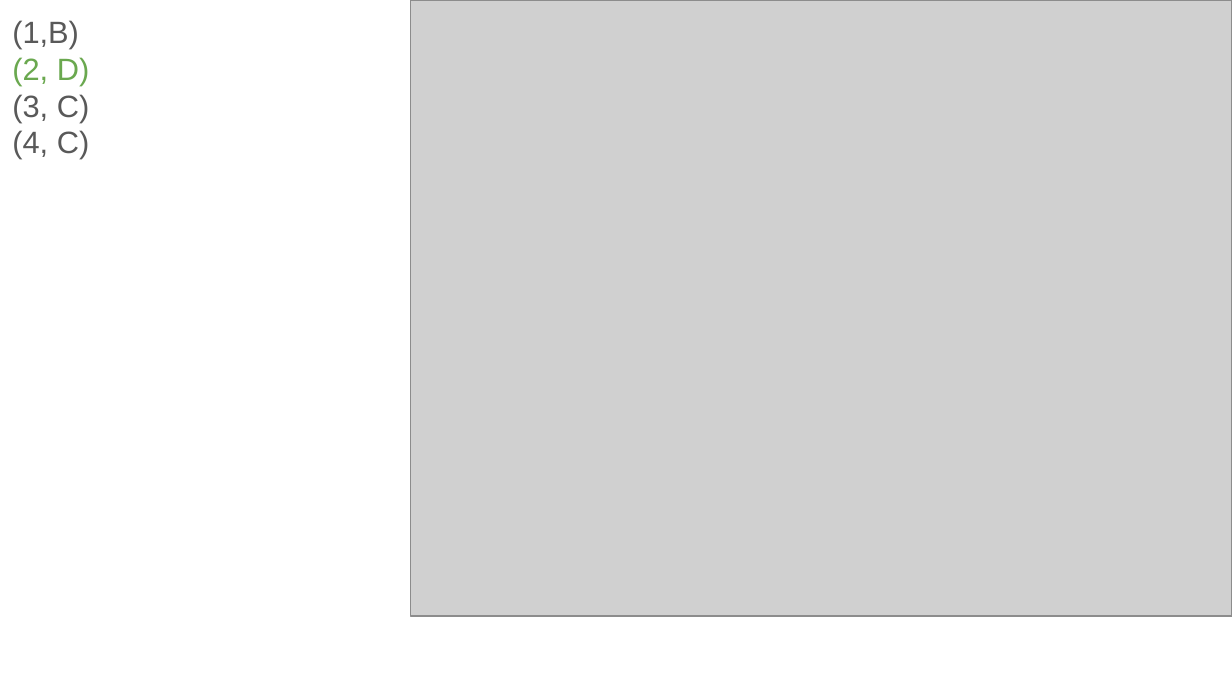
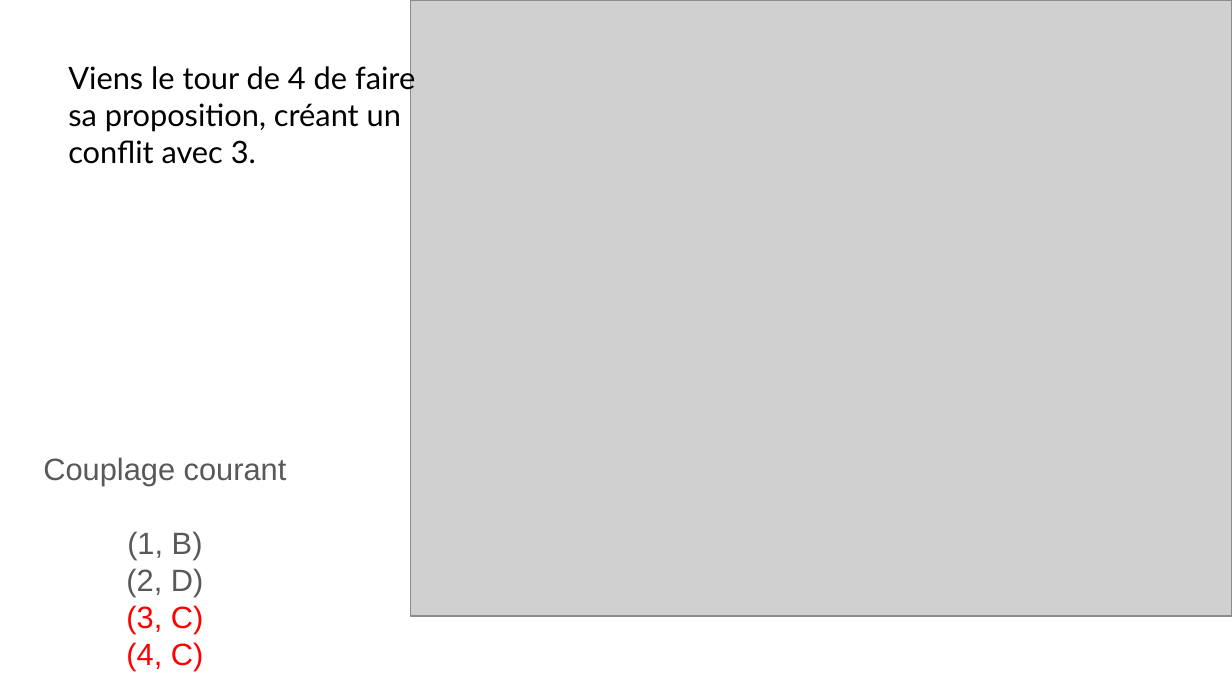
Before and after one commit to karimizerx/stable.roommates.problem, a slide deck: slide 10 of annexe.pptx (slide 7 before the commit). Drawn at 1232x693 pixels with LibreOffice and Linux fonts; fonts in the diff are those of the drawing; grey boxes stand for pictures. Boxes give left, top, right and bottom in pixels: in the first picture for what was removed or moved away, otherwise in the second. Text is boxed around its words. In the diff, an @@ line names an element or a change of style, - is before the commit and + after.

```diff
--- a/annexe.pptx
+++ b/annexe.pptx
@@ text added at [68,62,415,164], 18 pt, text #000000 @@
+Viens le tour de 4 de faire sa proposition, créant un conflit avec 3.
@@ text "Couplage courant": place and size @@
-text "Couplage courant" at [12,20,89,159]
+text "Couplage courant" at [43,457,287,671]
@@ text at [43,457,287,560]: text changed @@
-(1,B)
+Couplage courant
+(1, B)
@@ text at [126,568,203,671]: text colour #6AA84F to #595959 in "(2, D)"; text colour #595959 to #FF0000 in "(3, C)", "(4, C)"; alignment left to centre @@
```
Also in this commit, not shown: 40 other slides changed, 8 slides added, 5 slides removed, 1 other file.
